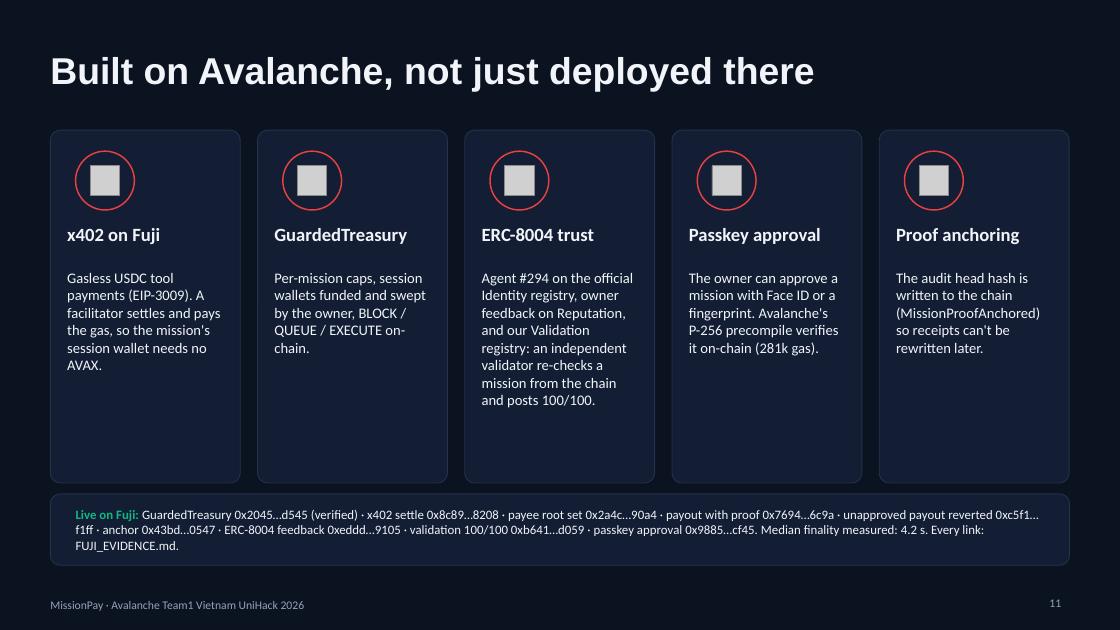
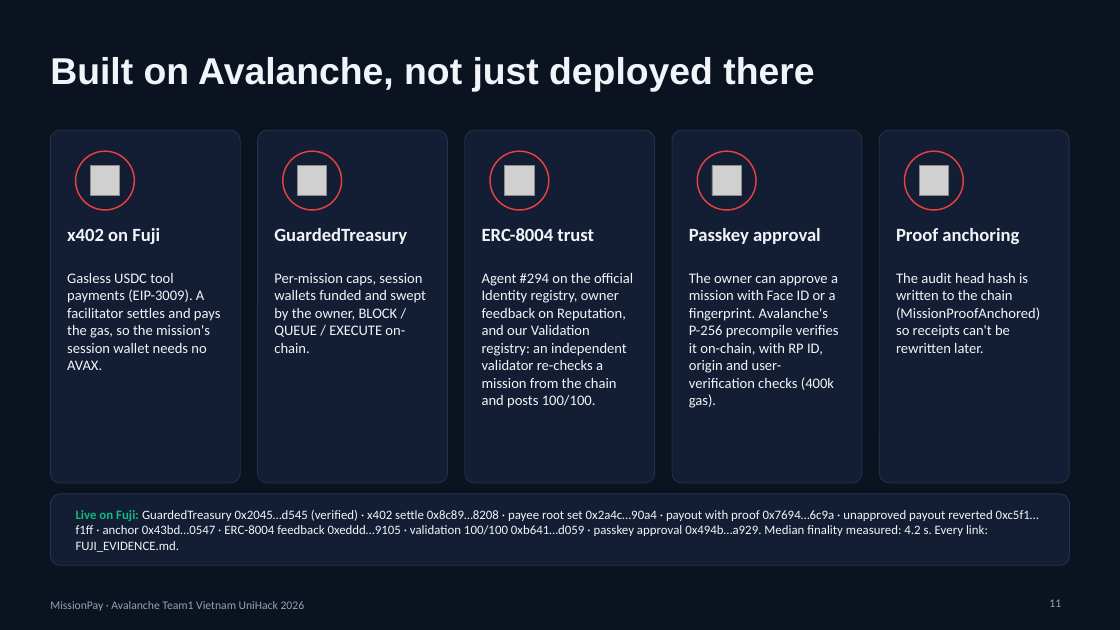
Before and after one commit to lenamkhanhh/UniHack, a slide deck: slide 11 of artifacts/submission-s1/MissionPay-pitch-deck-v2.pptx. Drawn at 1120x630 pixels with LibreOffice and Linux fonts; fonts in the diff are those of the drawing; grey boxes stand for pictures. Boxes give left, top, right and bottom in pixels: in the first picture for what was removed or moved away, otherwise in the second. Text is boxed around its words. In the diff, an @@ line names an element or a change of style, - is before the commit and + after.

```diff
--- a/artifacts/submission-s1/MissionPay-pitch-deck-v2.pptx
+++ b/artifacts/submission-s1/MissionPay-pitch-deck-v2.pptx
@@ text at [689,273,839,408]: text changed @@
-The owner can approve a mission with Face ID or a fingerprint. Avalanche's P-256 precompile verifies it on-chain (281k gas).
+The owner can approve a mission with Face ID or a fingerprint. Avalanche's P-256 precompile verifies it on-chain, with RP ID, origin and user-verification checks (400k gas).
@@ text at [76,510,1039,552]: text changed @@
-Live on Fuji: GuardedTreasury 0x2045…d545 (verified) · x402 settle 0x8c89…8208 · payee root set 0x2a4c…90a4 · payout with proof 0x7694…6c9a · unapproved payout reverted 0xc5f1…f1ff · anchor 0x43bd…0547 · ERC-8004 feedback 0xeddd…9105 · validation 100/100 0xb641…d059 · passkey approval 0x9885…cf45. Median finality measured: 4.2 s. Every link: FUJI_EVIDENCE.md.
+Live on Fuji: GuardedTreasury 0x2045…d545 (verified) · x402 settle 0x8c89…8208 · payee root set 0x2a4c…90a4 · payout with proof 0x7694…6c9a · unapproved payout reverted 0xc5f1…f1ff · anchor 0x43bd…0547 · ERC-8004 feedback 0xeddd…9105 · validation 100/100 0xb641…d059 · passkey approval 0x494b…a929. Median finality measured: 4.2 s. Every link: FUJI_EVIDENCE.md.
```
Also in this commit, not shown: 2 other files.
